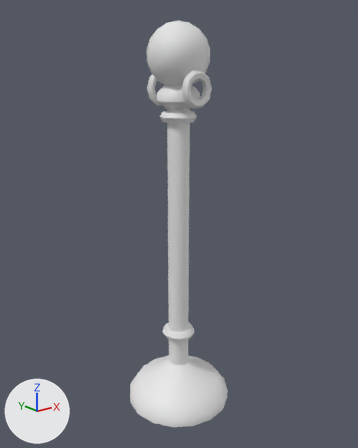
What one commit did to the FBX model Content/TheFinalTake/Meshes/Shared/Props/SM_Prop_BrassStanchion.fbx.
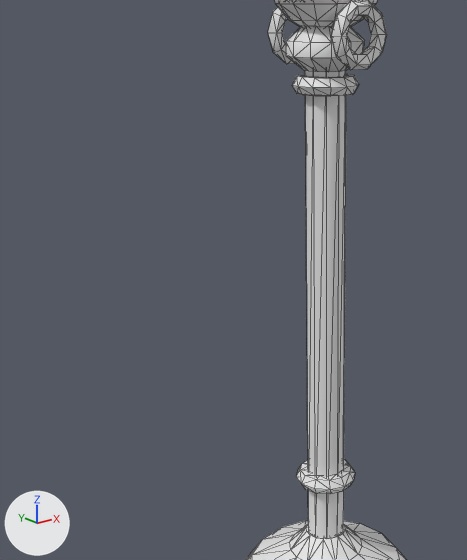
Old and new are each drawn whole from a 50 mm lens placed at (-0.816, -1.023, 0.958), pointed at (0.004, 0.003, 0.548) and again close up on the part from 0% to 71% of the width and 16% to 84% of the height. Lighting does not change. The marker at lower left points along +X, +Y and +Z. The first two pictures are the older version. The close-ups show mesh edges as thin lines. Where no turn or scale is listed for an object, it has been applied to the vertices.

Objects in the first close-up: 'SM_Prop_BrassStanchion'.
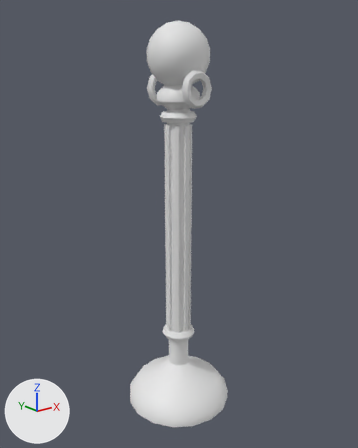
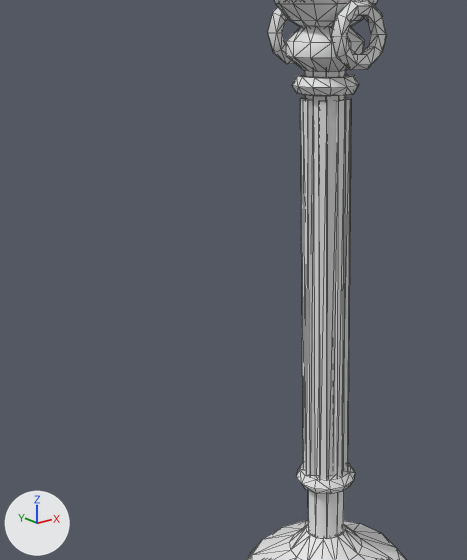
Pixel boxes (x1, y1, x2, y2) of what changed, in the close-ups (467 x 560 px):
part 1 of me_sm_prop_brassstanchion_001, added: after (334, 100, 345, 478)
part 2 of me_sm_prop_brassstanchion_001, added: after (303, 100, 314, 476)
part 3 of me_sm_prop_brassstanchion_001, added: after (300, 98, 351, 479)

Patch to the scene script:
```diff
--- a/Content/TheFinalTake/Meshes/Shared/Props/SM_Prop_BrassStanchion.fbx.py
+++ b/Content/TheFinalTake/Meshes/Shared/Props/SM_Prop_BrassStanchion.fbx.py
@@ me_sm_prop_brassstanchion_001 @@
 # used by ob_sm_prop_brassstanchion; location = (0.0, 0.0, 0.0)
-me_sm_prop_brassstanchion_001.from_pydata(...)  # 509 vertices, 1002 faces; spans x -0.15..0.15, y -0.15..0.15, z 0.0..1.07
+me_sm_prop_brassstanchion_001.from_pydata(...)  # 637 vertices, 1222 faces; spans x -0.15..0.15, y -0.15..0.15, z -0.006..1.07
+# me_sm_prop_brassstanchion_001 part 1: a new loose piece, a box spanning x -0.005..0.005, y -0.036..-0.025, z 0.22..0.82, in mat_m_ft_vertex (white #e7e7e7)
+# me_sm_prop_brassstanchion_001 part 2: a new loose piece, a box spanning x -0.036..-0.025, y -0.005..0.005, z 0.22..0.82, in mat_m_ft_vertex (white #e7e7e7)
+# me_sm_prop_brassstanchion_001 part 3
+# 16 vertices are added at x -0.029..0.029, y -0.029..0.029, z 0.22
+# 16 new vertices lie (0.0, 0.0, 0.6) away from vertices in x -0.029..0.029, y -0.029..0.029, z 0.22
+# 48 new faces join them
+# other edits to the shape of me_sm_prop_brassstanchion_001 do not show in these pictures
 me_sm_prop_brassstanchion_001.materials.append(mat_m_ft_vertex)
```
